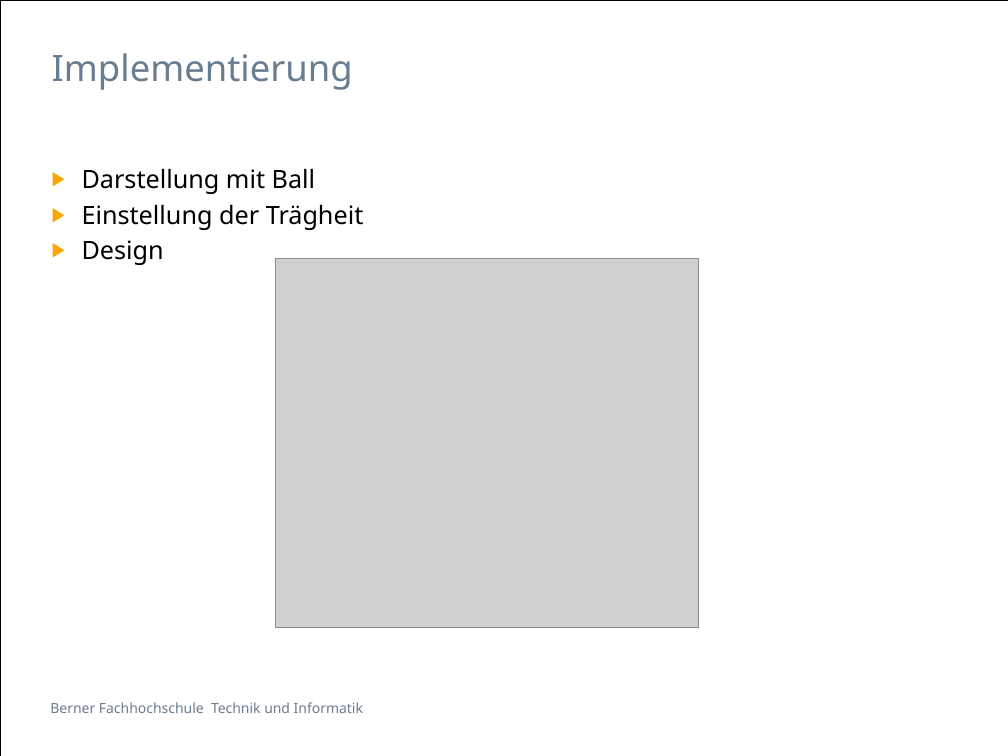
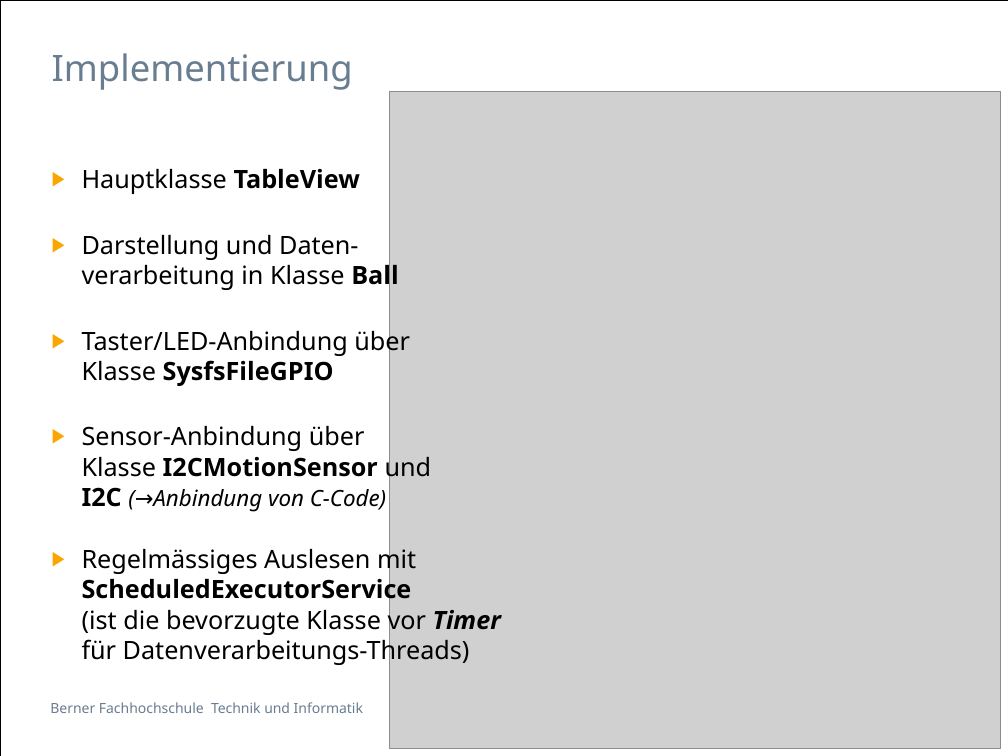
Before and after one commit to stocyr/ShakyTable, a slide deck: slide 3 of ShakyTable.pptx. Drawn at 1008x756 pixels with LibreOffice and Linux fonts; fonts in the diff are those of the drawing; grey boxes stand for pictures. Boxes give left, top, right and bottom in pixels: in the first picture for what was removed or moved away, otherwise in the second. Text is boxed around its words. In the diff, an @@ line names an element or a change of style, - is before the commit and + after.

```diff
--- a/ShakyTable.pptx
+++ b/ShakyTable.pptx
@@ picture added at [389,92,1001,749] @@
@@ text at [82,169,501,665]: text changed @@
-▶ Darstellung mit Ball
-▶ Einstellung der Trägheit
-▶ Design
+▶ Hauptklasse TableView
+▶ Darstellung und Daten-
+  verarbeitung in Klasse Ball
+▶ Taster/LED-Anbindung über
+  Klasse SysfsFileGPIO
+▶ Sensor-Anbindung über
+  Klasse I2CMotionSensor und
+  I2C (→Anbindung von C-Code)
+▶ Regelmässiges Auslesen mit
+  ScheduledExecutorService
+  (ist die bevorzugte Klasse vor Timer
+  für Datenverarbeitungs-Threads)
@@ picture removed at [276,258,700,628] @@
```
Also in this commit, not shown: 1 other slide changed, 1 slide added, 5 other files.
